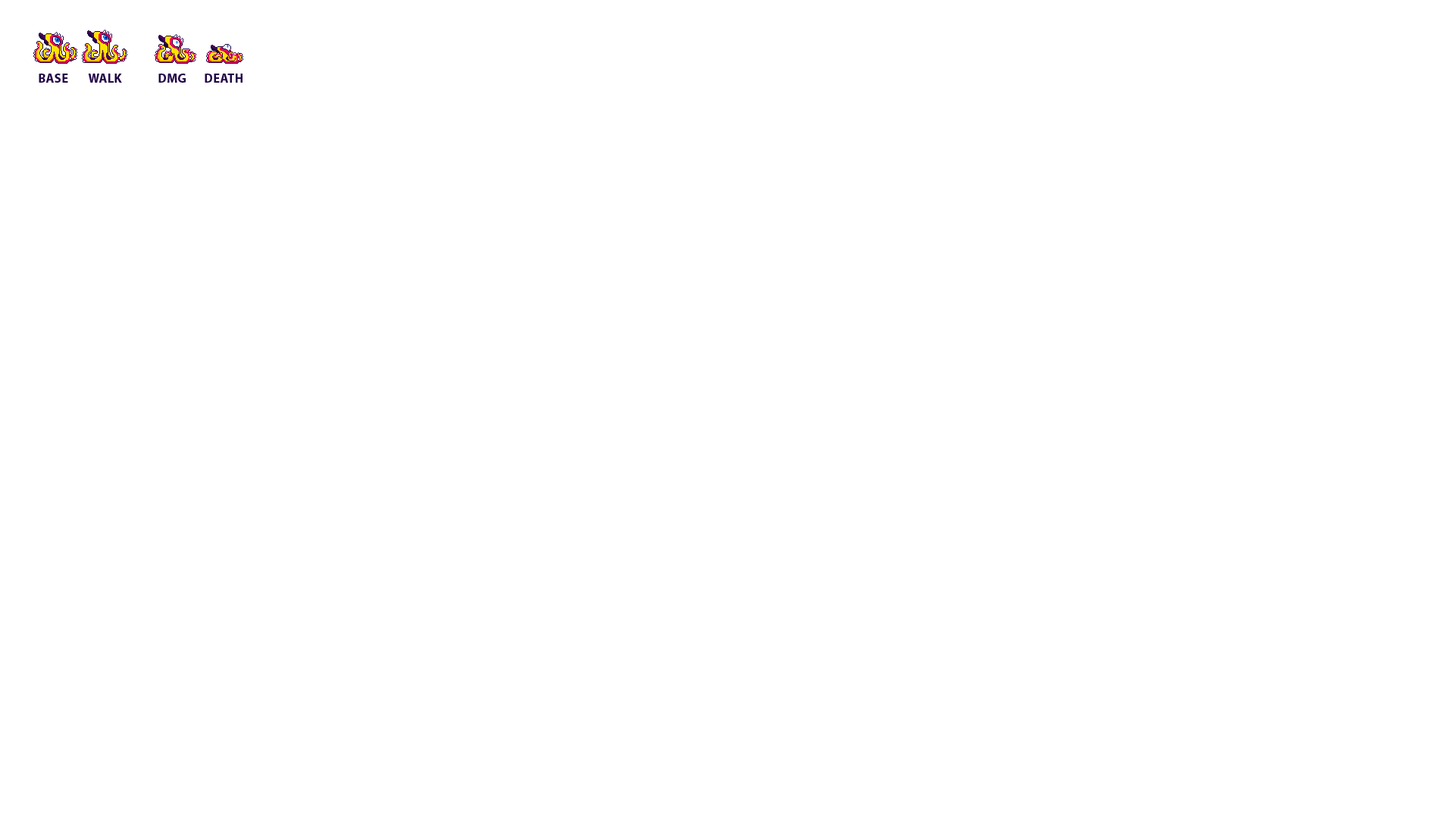
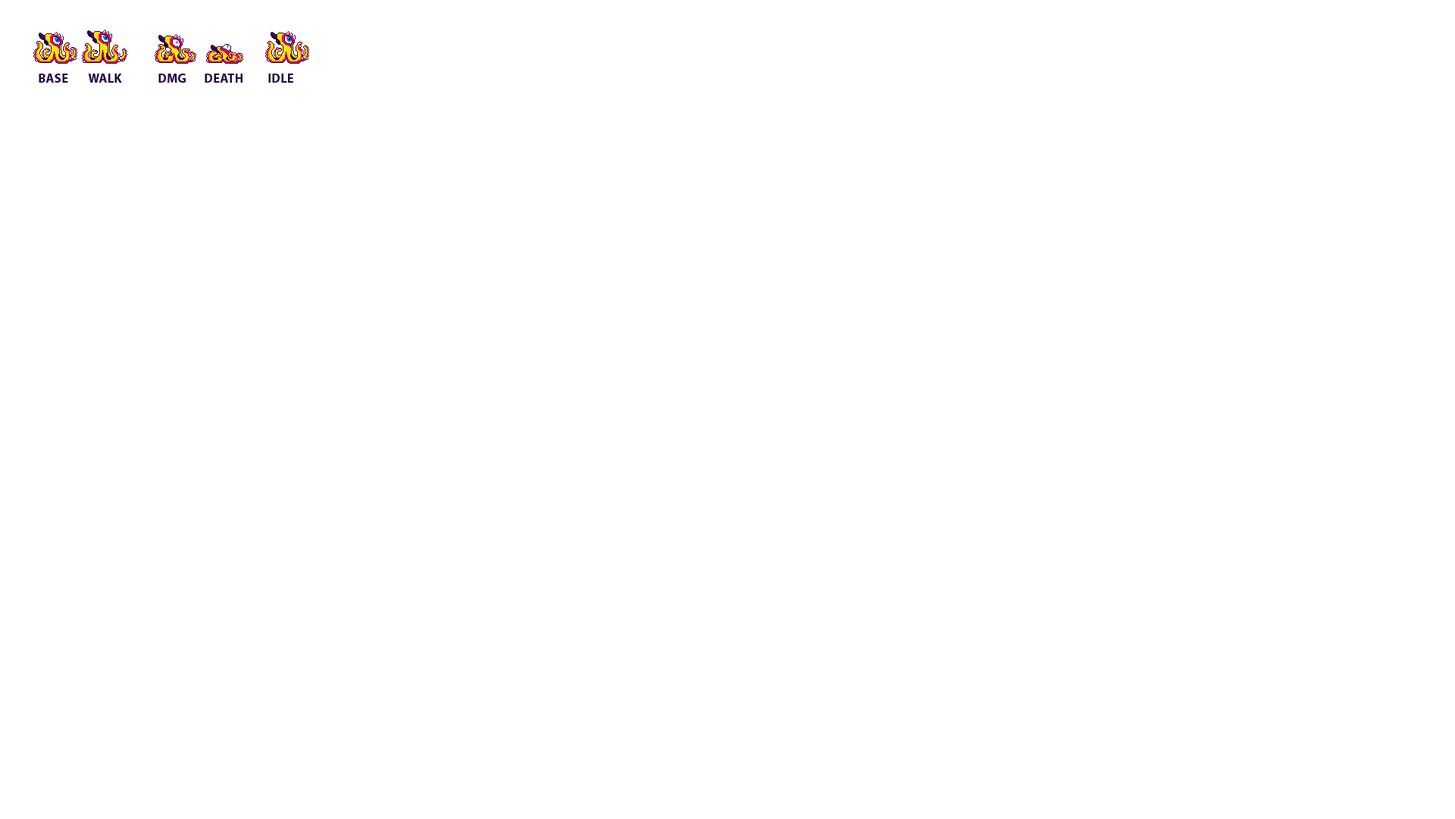
The second 1455 × 819 image is a revision of the first. Changes to its layers:
added layer "Layer 6" in group "Artboard 1" over [265, 31, 310, 64]
added layer "idle" in group "Artboard 1" over [268, 73, 294, 83]
